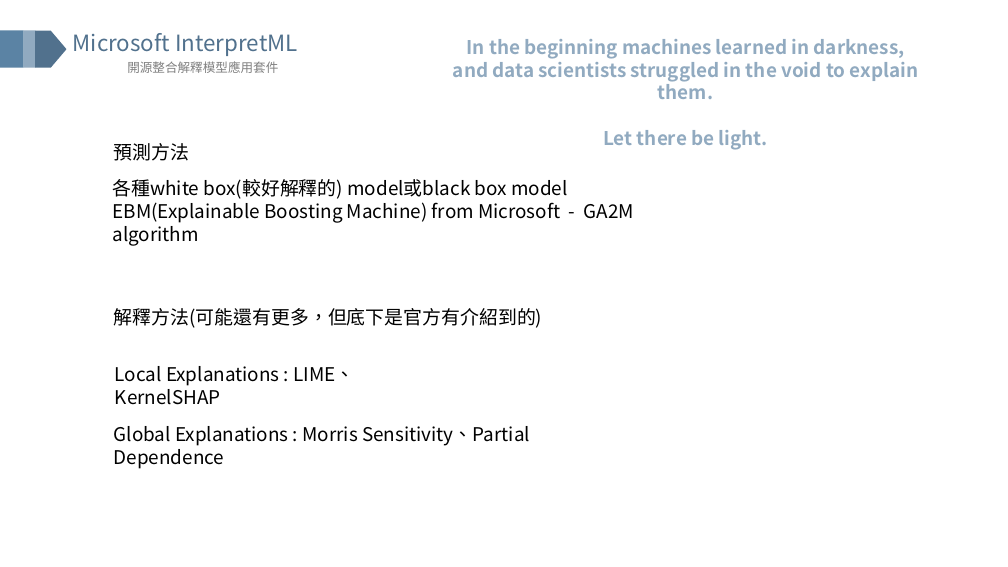
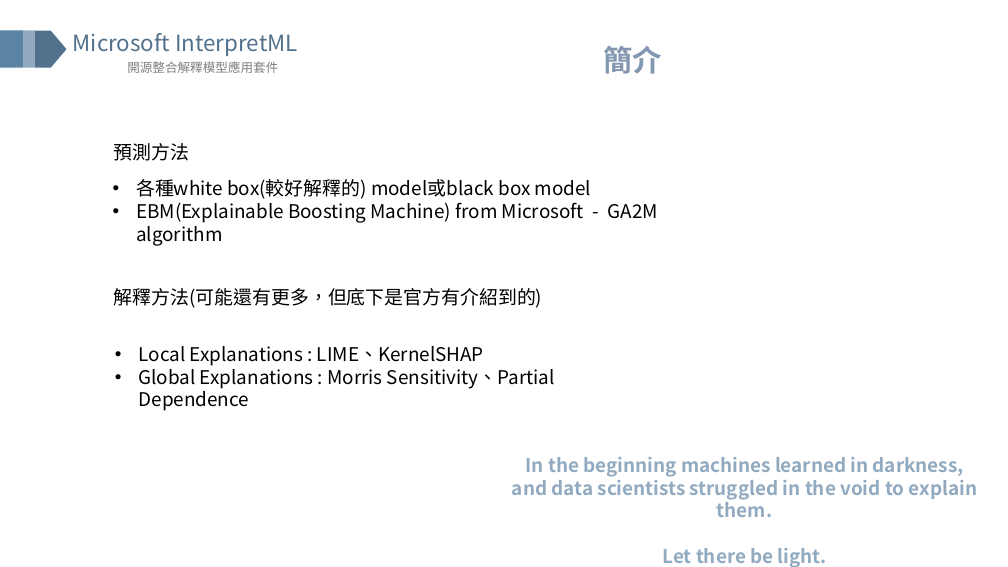
Before and after one commit to GISH123/Cathay-Holdings-CIP-Projects-for-Interpretable-Machine-Learning, a slide deck: slide 26 of IML(version 4,detailed,no anim).pptx (slide 27 before the commit). Drawn at 1008x567 pixels with LibreOffice and Linux fonts; fonts in the diff are those of the drawing. Boxes give left, top, right and bottom in pixels: in the first picture for what was removed or moved away, otherwise in the second. Text is boxed around its words. In the diff, an @@ line names an element or a change of style, - is before the commit and + after.

```diff
--- a/IML(version 4,detailed,no anim).pptx
+++ b/IML(version 4,detailed,no anim).pptx
@@ text added at bbox=[603, 46, 662, 74], 28 pt, text #8497B0, bold @@
+簡介
@@ text "各種white box(較好解釋的) model或black box model" at bbox=[136, 179, 658, 246]: bullet none to • @@
@@ text "解釋方法(可能還有更多，但底下是官方有介紹到的)": place and size @@
-text "解釋方法(可能還有更多，但底下是官方有介紹到的)" at bbox=[114, 308, 543, 328]
+text "解釋方法(可能還有更多，但底下是官方有介紹到的)" at bbox=[114, 288, 543, 308]
@@ text "Local Explanations : LIME、KernelSHAP": place and size @@
-text "Local Explanations : LIME、KernelSHAP" at bbox=[115, 366, 354, 405]
+text "Local Explanations : LIME、KernelSHAP" at bbox=[139, 346, 555, 411]
@@ text at bbox=[139, 346, 484, 366]: bullet none to • @@
@@ text at bbox=[139, 364, 555, 411]: paragraph added @@
+• Global Explanations : Morris Sensitivity、Partial Dependence
@@ text removed at bbox=[114, 426, 530, 469] @@
-Global Explanations : Morris Sensitivity、Partial Dependence
@@ text "In the beginning machines learned ...": place and size @@
-text "In the beginning machines learned ..." at bbox=[453, 39, 918, 150]
+text "In the beginning machines learned ..." at bbox=[512, 457, 977, 567]
```
Also in this commit, not shown: 40 other slides changed, 2 slides added.
